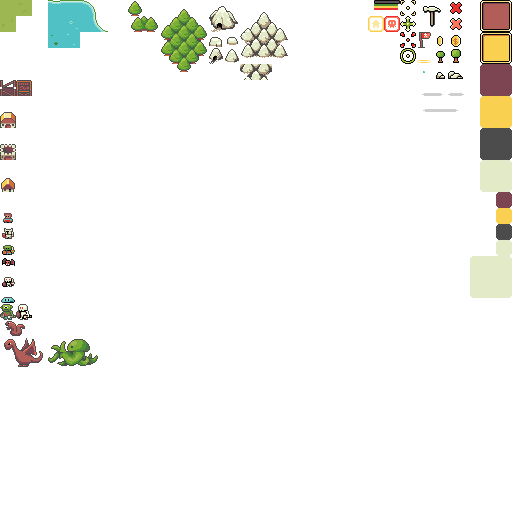
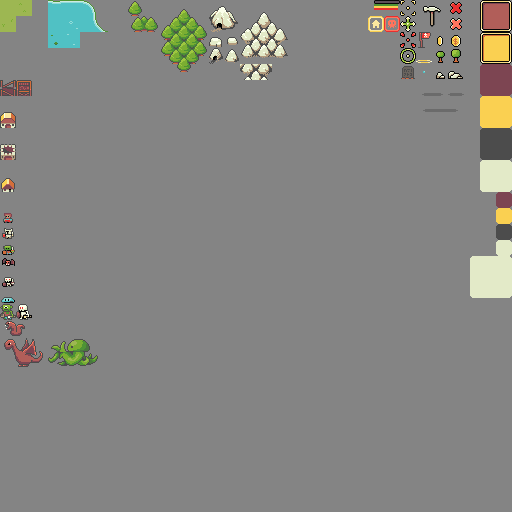
Comparing the layer stacks of the two w=512, h=512 images. Changes:
added layer "tombstone" in group "UI" over left=401, top=66, right=415, bottom=79
showed "bg" over left=0, top=0, right=512, bottom=512
